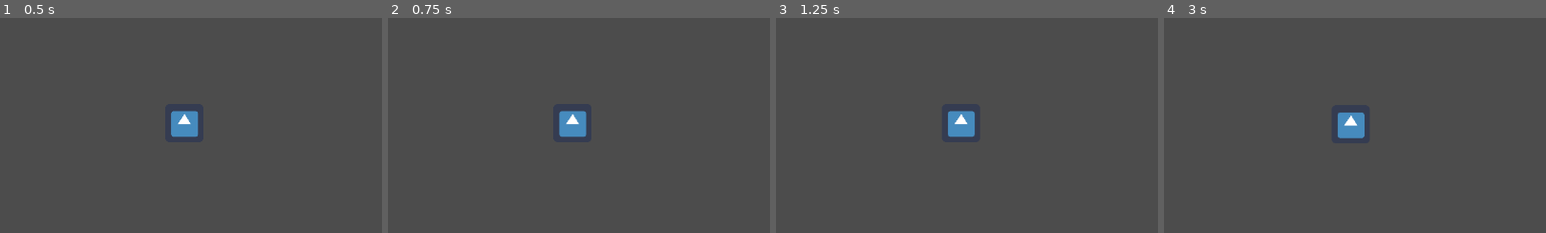
Above: before the commit, frames 1-4 (left to right).
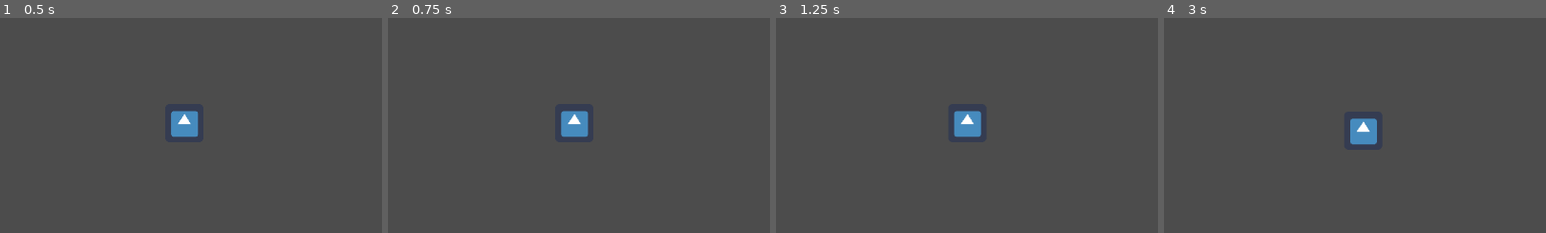
Above: after the commit, the same moments.

Repository: cypher31/mega_cat
Game: Godot game, scene res://scenes/player.tscn
The game is run twice, just before and just after one commit, with the same random seed, the same clock (stepped at 60 frames per second) and the same inputs. The project has no main scene, so this scene is started directly. The engine's default icon, where the game draws it, is replaced by a stand-in: a white triangle on a blue panel in a dark square.
Inputs:
- Up to frame 1 (0.5 s): no input
- Up to frame 2 (0.75 s): tap Enter at 0.5 s; hold Right (direction_right) from 0.53 s (still down)
- Up to frame 3 (1.25 s): keep holding Right (direction_right)
- Up to frame 4 (3 s): release Right (direction_right) at 1.28 s; hold Down (direction_down) 1.28-2.03 s; tap Space at 2 s; hold Right (direction_right) 2.03-2.78 s; tap Enter at 2.75 s; hold Up (direction_up) from 2.78 s (still down)
The pictures show only the part of the screen within x 26-76%, y 26-76%; the shares and areas given below are measured in that part.

Frame 1 is identical in both runs. In frame 2, 0.2% of the frame differs, in the area x 44-53%, y 43-56%; in frame 3, 0.6%; in frame 4, 1.2%, in the area x 45-56%, y 44-60%.

Commit message:
Stop movement

Diff:
--- /dev/null
+++ b/scenes/box_test.tscn
@@ -0,0 +1,19 @@
+[gd_scene load_steps=2 format=2]
+
+[ext_resource path="res://icon.png" type="Texture" id=1]
+
+[node name="StaticBody2D" type="StaticBody2D" index="0"]
+
+input_pickable = false
+collision_layer = 1
+collision_mask = 1
+constant_linear_velocity = Vector2( 0, 0 )
+constant_angular_velocity = 0.0
+friction = 1.0
+bounce = 0.0
+
+[node name="Sprite" type="Sprite" parent="." index="0"]
+
+texture = ExtResource( 1 )
+
+[node name="CollisionShape2D" type="CollisionShape2D" parent="." index="1"]
--- a/scripts/player.gd
+++ b/scripts/player.gd
@@ -1,6 +1,6 @@
 extends KinematicBody2D
 
-var player_speed = Vector2(100, 100)
+var player_speed = Vector2(1000, 1000)
 var player_aim
 var player_direction_y = 0
 var player_direction_x = 0
@@ -18,6 +18,9 @@
 	elif Input.is_action_pressed("direction_down"):
 		player_direction_y = 1
 		player_move = true
+	else:
+		player_move = false
+		pass
 
 	if Input.is_action_pressed("direction_left"):
 		player_direction_x = -1
@@ -25,6 +28,8 @@
 	elif Input.is_action_pressed("direction_right"):
 		player_direction_x = 1
 		player_move = true
+	else:
+		player_move = false
 		pass
 
 
@@ -33,5 +38,6 @@
 		var velocity_y = player_direction_y * player_speed.y * delta
 
 		move_and_slide(Vector2(velocity_x, velocity_y))
+		print(global_position)
 		pass
 	pass
